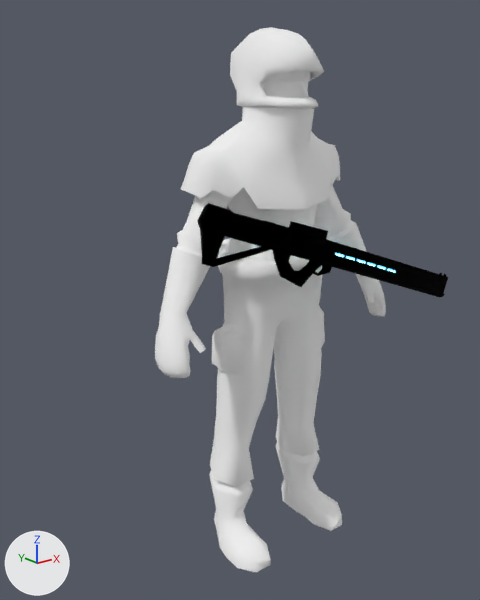
Before and after pictures for a commit that changed the glTF model models/character_lad01.glb.
Before and after are seen from a 50 mm camera at (-2.96, -3.38, 3.22) aimed at (-0.38, -0.16, 1.93). Arrows for +X, +Y and +Z are at lower left; the lights stay in place.

Names of what the first picture shows: 'Rifle', 'body', 'helmet'.
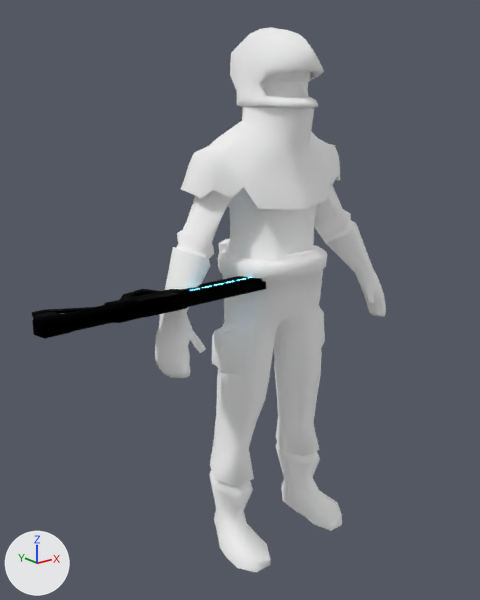
The change, as JSON lines over the scene's bpy script:
```json
{"op": "set", "path": "ob_rifle.location", "old": "(-0.018, -0.467, 2.233)", "new": "(-0.927, -0.155, 2.045)"}
{"op": "set", "path": "ob_rifle.rotation_euler", "old": "(-0.0567, 0.342, -0.223)", "new": "(1.571, 0.0, 0.0)", "note": "degrees (-3.2, 20, -13) -> degrees (90, 0, 0)"}
```

Pixel boxes (x1, y1, x2, y2) of what changed, in the pictures (480 x 600 px):
```json
{"object": "Rifle", "change": "moved, turned", "before": [197, 203, 448, 297], "after": [32, 276, 266, 339]}
```
